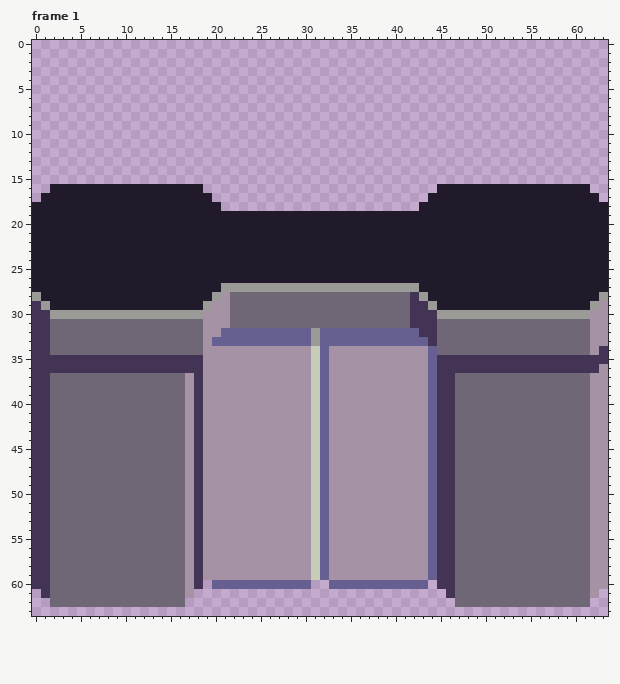
One commit to this pixel-art file: assets/dustership_door/dustership_door.aseprite. Above is the file before it was changed.
64x64 pixels, 14 frames. Shown: frame 1. The commit also changed other frames, which this record leaves out.
The result:
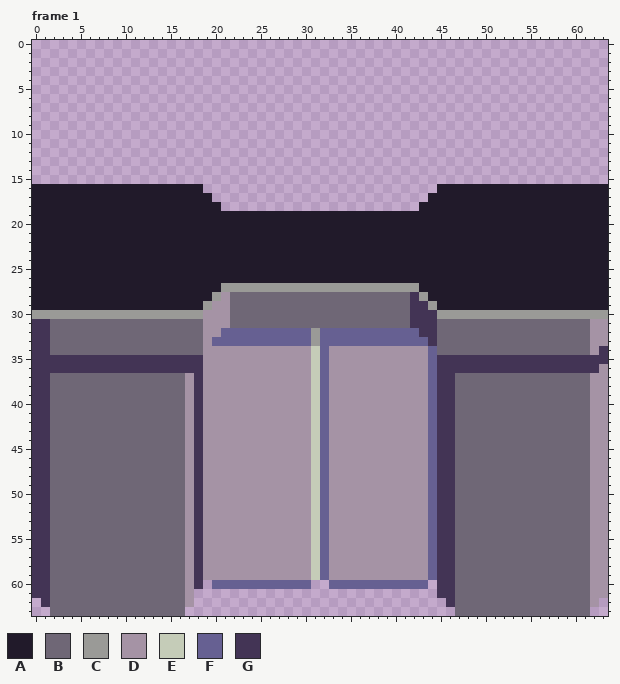
Palette (. is transparent): A #211a2a  B #6f6776  C #9a9a97  D #a593a5  E #c5ccb8  F #666092  G #433455
The author wrote: transition to dustership level 1
The exact change:
Frame 1, layer "Layer 4":
The edit adds colour A in row 16 at x 0 to 1 and 62 to 63; in row 17 at x 0 and 63.
Colour C gives way to colour A in row 28 at x 0 and 63; in row 29 at x 1 and 62.
Colour D gives way to colour A in row 29 at x 63.
Colour G gives way to colour A in row 29 at x 0.
The edit adds colour B in row 63 at x 2 to 16 and 47 to 61.
Colour D gives way to colour C in row 30 at x 62 to 63.
Colour G gives way to colour C in row 30 at x 0 to 1.
The edit adds colour D in row 61 at x 63; in row 62 at x 17 and 62.
The edit adds colour G in row 61 at x 0 and 45; in row 62 at x 1 and 46.
Boxes around the changes in both pictures, in picture pixels (x1, y1, x2, y2):
added: (32, 184, 50, 202)
added: (590, 184, 608, 202)
changed: (32, 292, 50, 319)
changed: (590, 292, 608, 319)
added: (32, 589, 194, 616)
added: (437, 589, 608, 616)
